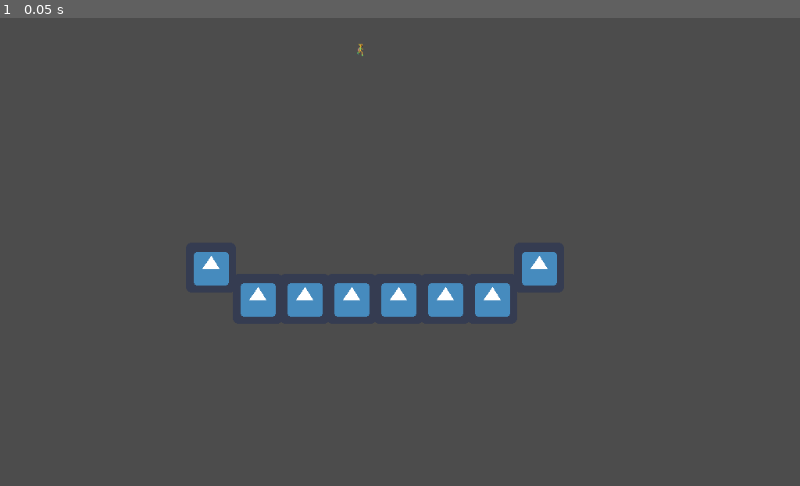
Above: before the commit, frame 1.
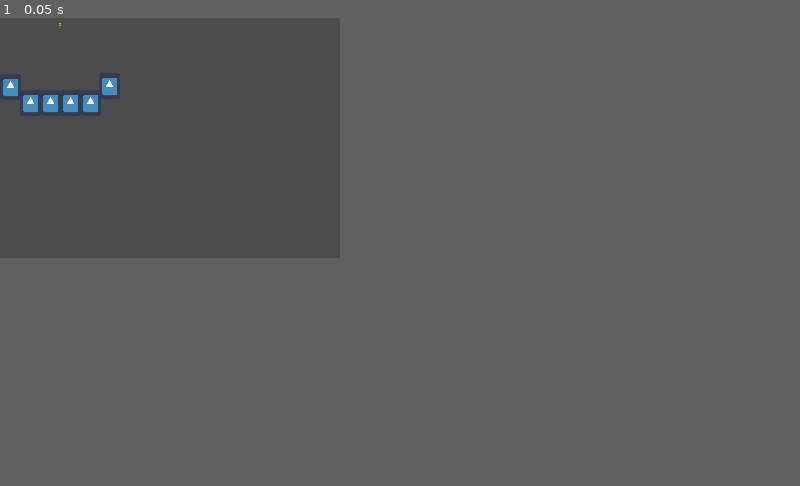
Above: after the commit, the same moment.

Repository: ObsidianBlk/Project-AL
Game: Godot game, scene res://AL/Core/World.tscn
The game is run twice, just before and just after one commit, with the same random seed, the same clock (stepped at 60 frames per second) and the same inputs. The engine's default icon, where the game draws it, is replaced by a stand-in: a white triangle on a blue panel in a dark square.
Inputs:
- Up to frame 1 (0.05 s): no input
In our replay, the window is 800x468 before the commit and 340x240 after it. These sizes can differ from the game's own. Grey fills any space a smaller window leaves; there, only what the larger window draws over its background counts as a difference.

The runs differ from the first frame. In frame 1, 3.0% of the frame differs, in the area x 0-70%, y 1-64%.

Commit message:
Game resolution now more 'retro' and independant from screen size.

Diff:
--- a/AL/Characters/Player/Player.gd
+++ b/AL/Characters/Player/Player.gd
@@ -1,6 +1,9 @@
 extends KinematicBody2D
 
 export var speed = 100
+export var accel_rate = 2.5
+export var decel_rate = 0.8
+export var jump_strength_multiplier = 0.45
 
 enum STATE{Idle, Running, Crouching, Jumping, Falling, Climbing}
 var state = STATE.Idle
@@ -40,7 +43,7 @@
 func jump():
 	print("Jump")
 	state = STATE.Jumping
-	velocity.y = -ENV.GRAVITY
+	velocity.y = -(ENV.GRAVITY*jump_strength_multiplier)
 	$AnimationPlayer.play("Jump")
 
 
--- a/AL/Characters/Player/Player.tscn
+++ b/AL/Characters/Player/Player.tscn
@@ -302,9 +302,8 @@
 "values": [ false ]
 }
 
-[sub_resource type="Animation" id=1]
-
-resource_name = "Idle"
+[sub_resource type="Animation" id=6]
+
 length = 3.0
 loop = false
 step = 0.1
@@ -369,9 +368,8 @@
 "values": [ 6.77577 ]
 }
 
-[sub_resource type="Animation" id=2]
-
-resource_name = "Idle A1"
+[sub_resource type="Animation" id=7]
+
 length = 1.0
 loop = false
 step = 0.1
@@ -436,9 +434,8 @@
 "values": [ Vector2( 0, 0 ) ]
 }
 
-[sub_resource type="Animation" id=3]
-
-resource_name = "Idle A2"
+[sub_resource type="Animation" id=8]
+
 length = 1.6
 loop = false
 step = 0.1
@@ -704,9 +701,8 @@
 "values": [ false ]
 }
 
-[sub_resource type="Animation" id=7]
-
-resource_name = "Run"
+[sub_resource type="Animation" id=12]
+
 length = 1.5
 loop = true
 step = 0.1
@@ -771,9 +767,8 @@
 "values": [ Vector2( 1.15141, 0 ) ]
 }
 
-[sub_resource type="Animation" id=8]
-
-resource_name = "Run Attack"
+[sub_resource type="Animation" id=13]
+
 length = 1.6
 loop = true
 step = 0.1
@@ -838,9 +833,8 @@
 "values": [ 6.77577 ]
 }
 
-[sub_resource type="Animation" id=13]
-
-resource_name = "To Ball"
+[sub_resource type="Animation" id=14]
+
 length = 0.5
 loop = false
 step = 0.1
@@ -905,9 +899,8 @@
 "values": [ 0.495331 ]
 }
 
-[sub_resource type="Animation" id=11]
-
-resource_name = "Wall Grip"
+[sub_resource type="Animation" id=15]
+
 length = 1.0
 loop = true
 step = 0.1
@@ -972,13 +965,13 @@
 "values": [ Vector2( 1.46544, 0.104673 ) ]
 }
 
-[sub_resource type="CapsuleShape2D" id=15]
+[sub_resource type="CapsuleShape2D" id=16]
 
 custom_solver_bias = 0.0
 radius = 3.88667
 height = 6.77577
 
-[node name="Player" type="KinematicBody2D" index="0"]
+[node name="Player" type="KinematicBody2D"]
 
 input_pickable = false
 collision_layer = 1
@@ -986,6 +979,7 @@
 collision/safe_margin = 0.08
 script = ExtResource( 1 )
 speed = 100
+jump_strength_multiplier = 0.45
 
 [node name="Spr_Character" type="Sprite" parent="." index="0"]
 
@@ -1003,25 +997,25 @@
 playback_process_mode = 1
 playback_default_blend_time = 0.0
 playback_speed = 1.0
-anims/Attack = SubResource( 4 )
-anims/Climb = SubResource( 14 )
-anims/Crouch = SubResource( 5 )
-"anims/Crouch Attack" = SubResource( 6 )
-anims/Death = SubResource( 16 )
-anims/Idle = SubResource( 1 )
-"anims/Idle A1" = SubResource( 2 )
-"anims/Idle A2" = SubResource( 3 )
+anims/Attack = SubResource( 1 )
+anims/Climb = SubResource( 2 )
+anims/Crouch = SubResource( 3 )
+"anims/Crouch Attack" = SubResource( 4 )
+anims/Death = SubResource( 5 )
+anims/Idle = SubResource( 6 )
+"anims/Idle A1" = SubResource( 7 )
+"anims/Idle A2" = SubResource( 8 )
 anims/Jump = SubResource( 9 )
 anims/Land = SubResource( 10 )
-anims/Roll = SubResource( 12 )
-anims/Run = SubResource( 7 )
-"anims/Run Attack" = SubResource( 8 )
-"anims/To Ball" = SubResource( 13 )
-"anims/Wall Grip" = SubResource( 11 )
+anims/Roll = SubResource( 11 )
+anims/Run = SubResource( 12 )
+"anims/Run Attack" = SubResource( 13 )
+"anims/To Ball" = SubResource( 14 )
+"anims/Wall Grip" = SubResource( 15 )
 blend_times = [  ]
 
 [node name="CollisionShape2D" type="CollisionShape2D" parent="." index="2"]
 
 position = Vector2( 1.46544, 0 )
-shape = SubResource( 15 )
+shape = SubResource( 16 )
 _sections_unfolded = [ "Transform" ]
--- a/AL/Core/World.tscn
+++ b/AL/Core/World.tscn
@@ -8,12 +8,12 @@
 custom_solver_bias = 0.0
 extents = Vector2( 31.6488, 32.4701 )
 
-[node name="World" type="Node2D"]
+[node name="World" type="Node2D" index="0"]
 
 [node name="Surface" type="StaticBody2D" parent="." index="0"]
 
 editor/display_folded = true
-position = Vector2( 330, 360 )
+position = Vector2( 92, 212 )
 input_pickable = false
 collision_layer = 1
 collision_mask = 1
@@ -36,7 +36,7 @@
 [node name="Surface2" type="StaticBody2D" parent="." index="1"]
 
 editor/display_folded = true
-position = Vector2( 390, 360 )
+position = Vector2( 152, 212 )
 input_pickable = false
 collision_layer = 1
 collision_mask = 1
@@ -59,7 +59,7 @@
 [node name="Surface3" type="StaticBody2D" parent="." index="2"]
 
 editor/display_folded = true
-position = Vector2( 450, 360 )
+position = Vector2( 212, 212 )
 input_pickable = false
 collision_layer = 1
 collision_mask = 1
@@ -82,7 +82,7 @@
 [node name="Surface4" type="StaticBody2D" parent="." index="3"]
 
 editor/display_folded = true
-position = Vector2( 510, 360 )
+position = Vector2( 272, 212 )
 input_pickable = false
 collision_layer = 1
 collision_mask = 1
@@ -105,7 +105,7 @@
 [node name="Surface5" type="StaticBody2D" parent="." index="4"]
 
 editor/display_folded = true
-position = Vector2( 570, 360 )
+position = Vector2( 330, 170 )
 input_pickable = false
 collision_layer = 1
 collision_mask = 1
@@ -125,56 +125,10 @@
 
 shape = SubResource( 1 )
 
-[node name="Surface6" type="StaticBody2D" parent="." index="5"]
+[node name="Surface8" type="StaticBody2D" parent="." index="5"]
 
 editor/display_folded = true
-position = Vector2( 630, 360 )
-input_pickable = false
-collision_layer = 1
-collision_mask = 1
-constant_linear_velocity = Vector2( 0, 0 )
-constant_angular_velocity = 0.0
-friction = 1.0
-bounce = 0.0
-__meta__ = {
-"_edit_group_": true
-}
-
-[node name="Sprite" type="Sprite" parent="Surface6" index="0"]
-
-texture = ExtResource( 1 )
-
-[node name="CollisionShape2D" type="CollisionShape2D" parent="Surface6" index="1"]
-
-shape = SubResource( 1 )
-
-[node name="Surface7" type="StaticBody2D" parent="." index="6"]
-
-editor/display_folded = true
-position = Vector2( 690, 320 )
-input_pickable = false
-collision_layer = 1
-collision_mask = 1
-constant_linear_velocity = Vector2( 0, 0 )
-constant_angular_velocity = 0.0
-friction = 1.0
-bounce = 0.0
-__meta__ = {
-"_edit_group_": true
-}
-
-[node name="Sprite" type="Sprite" parent="Surface7" index="0"]
-
-texture = ExtResource( 1 )
-
-[node name="CollisionShape2D" type="CollisionShape2D" parent="Surface7" index="1"]
-
-shape = SubResource( 1 )
-
-[node name="Surface8" type="StaticBody2D" parent="." index="7"]
-
-editor/display_folded = true
-position = Vector2( 270, 320 )
+position = Vector2( 32, 172 )
 input_pickable = false
 collision_layer = 1
 collision_mask = 1
@@ -194,7 +148,9 @@
 
 shape = SubResource( 1 )
 
-[node name="Player" parent="." index="8" instance=ExtResource( 2 )]
+[node name="Player" parent="." index="6" instance=ExtResource( 2 )]
 
-position = Vector2( 460, 40 )
-speed = 100
+position = Vector2( 180, 20 )
+accel_rate = 2.5
+decel_rate = 0.8
+jump_strength_multiplier = 0.45
--- a/AL/Core/global.gd
+++ b/AL/Core/global.gd
@@ -1 +1,19 @@
 extends Node
+
+onready var root = get_tree().get_root()
+onready var base_size = Vector2(340, 240)
+
+func _ready():
+	root.connect("size_changed", self, "_on_screen_resized")
+	_on_screen_resized()
+
+func _on_screen_resized():
+	# First... make sure the new window size does not shrink more than the game's
+	# actual resolution
+	var new_window_size = OS.get_window_size()
+	new_window_size.x = max(new_window_size.x, base_size.x)
+	new_window_size.y = max(new_window_size.y, base_size.y)
+	OS.set_window_size(new_window_size)
+
+	# Reset the viewport to the "base size".
+	root.set_size(base_size)
--- a/project.godot
+++ b/project.godot
@@ -17,6 +17,7 @@
 [autoload]
 
 ENV="*res://AL/Core/env.gd"
+global="*res://AL/Core/global.gd"
 
 [input]
 
@@ -35,4 +36,5 @@
 
 [rendering]
 
+quality/2d/use_pixel_snap=true
 environment/default_environment="res://default_env.tres"
Not shown: 6 places in AL/Characters/Player/Player.tscn that only renumber resources
